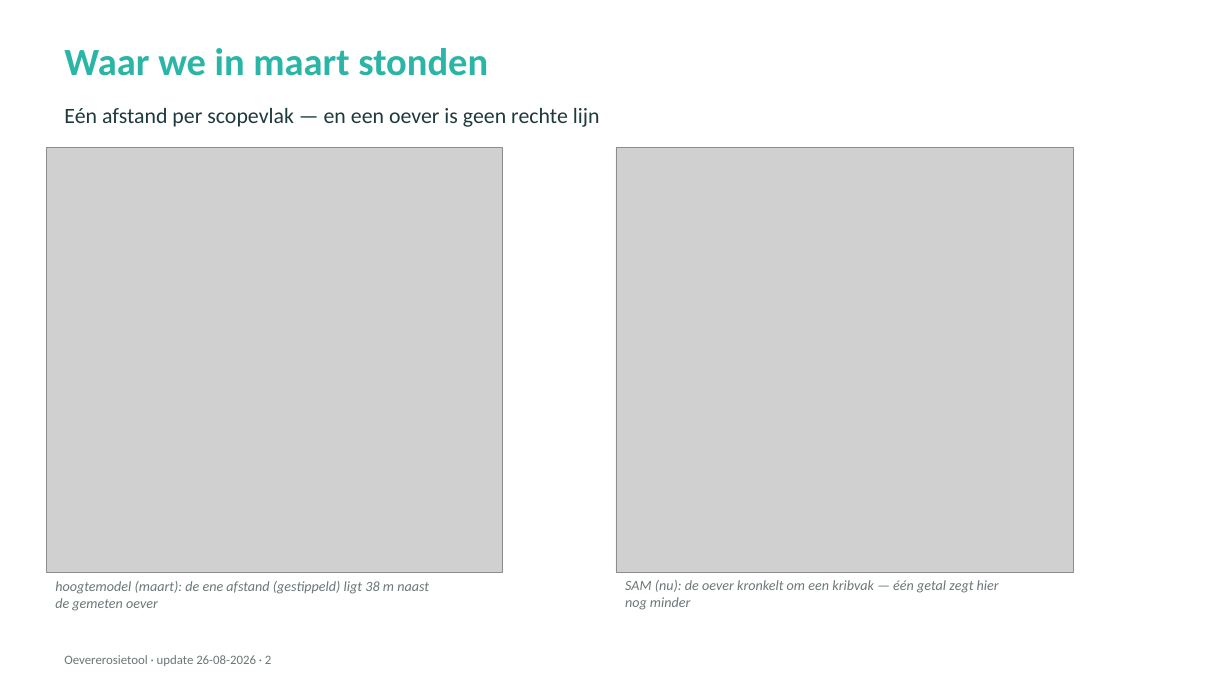
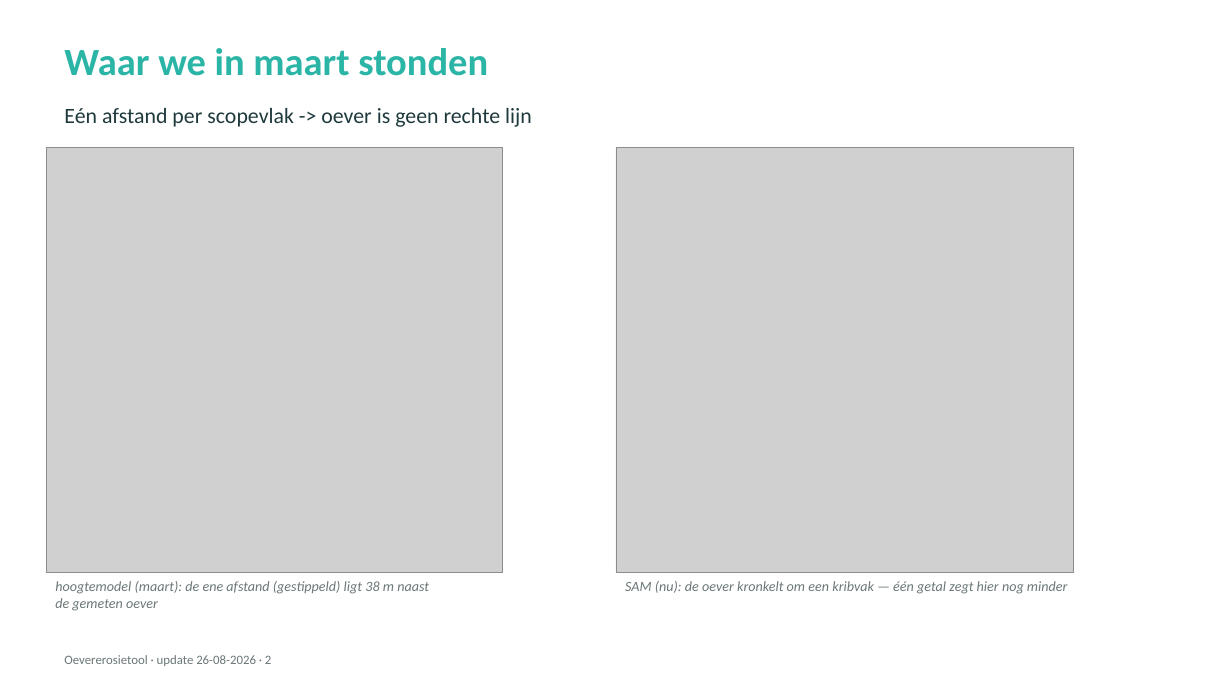
Before and after one commit to HAL24K/wocu-oevererosie, a slide deck: slide 2 of docs/presentations/20260826_update_v2.pptx. Drawn at 1232x693 pixels with LibreOffice and Linux fonts; fonts in the diff are those of the drawing; grey boxes stand for pictures. Boxes give left, top, right and bottom in pixels: in the first picture for what was removed or moved away, otherwise in the second. Text is boxed around its words. In the diff, an @@ line names an element or a change of style, - is before the commit and + after.

```diff
--- a/docs/presentations/20260826_update_v2.pptx
+++ b/docs/presentations/20260826_update_v2.pptx
@@ text at <box>64,108,532,127</box>: text changed @@
-Eén afstand per scopevlak — en een oever is geen rechte lijn
+Eén afstand per scopevlak -> oever is geen rechte lijn
@@ text "SAM (nu): de oever kronkelt ..." rewrapped from <box>625,580,999,610</box> to <box>625,581,1068,594</box> @@
```
Also in this commit, not shown: 14 other slides changed, 1 slide removed, 3 other files.
